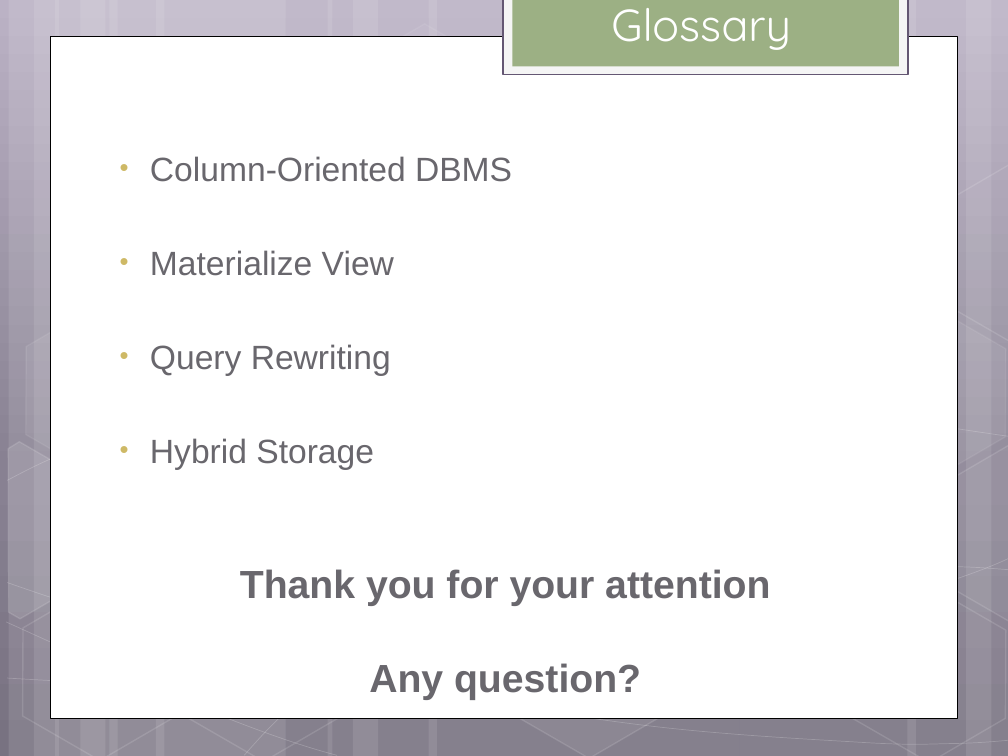
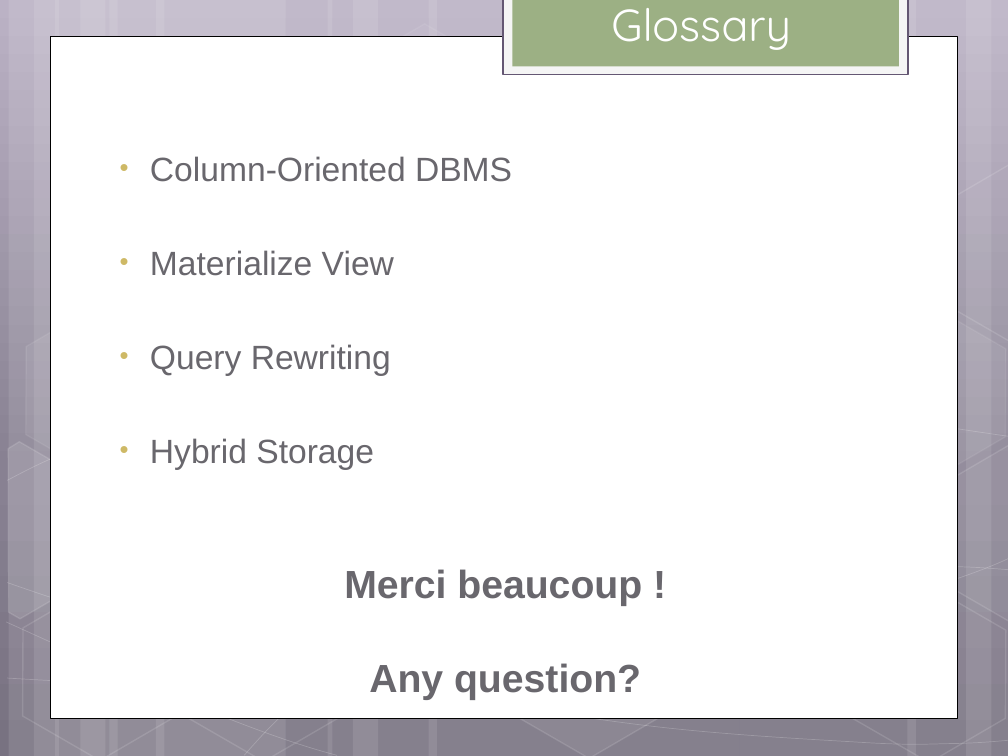
Before and after one commit to helpcat/bigdataworkshop2, a slide deck: slide 35 of slides/MonetDB workshop.pptx. Drawn at 1008x756 pixels with LibreOffice and Linux fonts; fonts in the diff are those of the drawing. Boxes give left, top, right and bottom in pixels: in the first picture for what was removed or moved away, otherwise in the second. Text is boxed around its words. In the diff, an @@ line names an element or a change of style, - is before the commit and + after.

```diff
--- a/slides/MonetDB workshop.pptx
+++ b/slides/MonetDB workshop.pptx
@@ text at (344, 569, 642, 606): text changed @@
-Thank you for your attention
+Merci beaucoup !
```
Also in this commit, not shown: 2 other slides changed, 1 other file.
